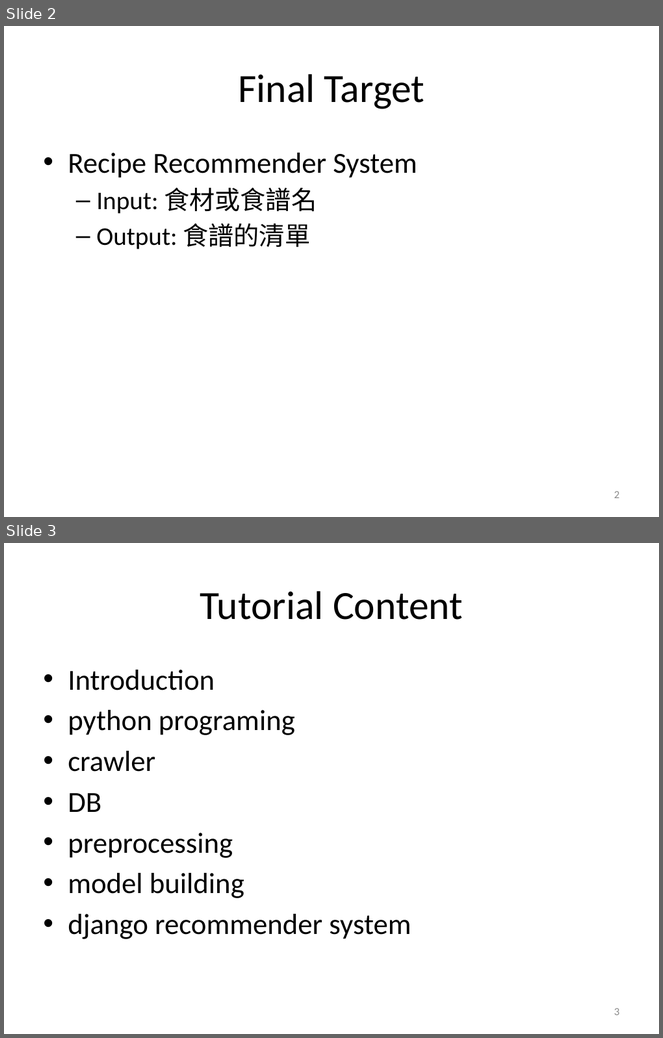
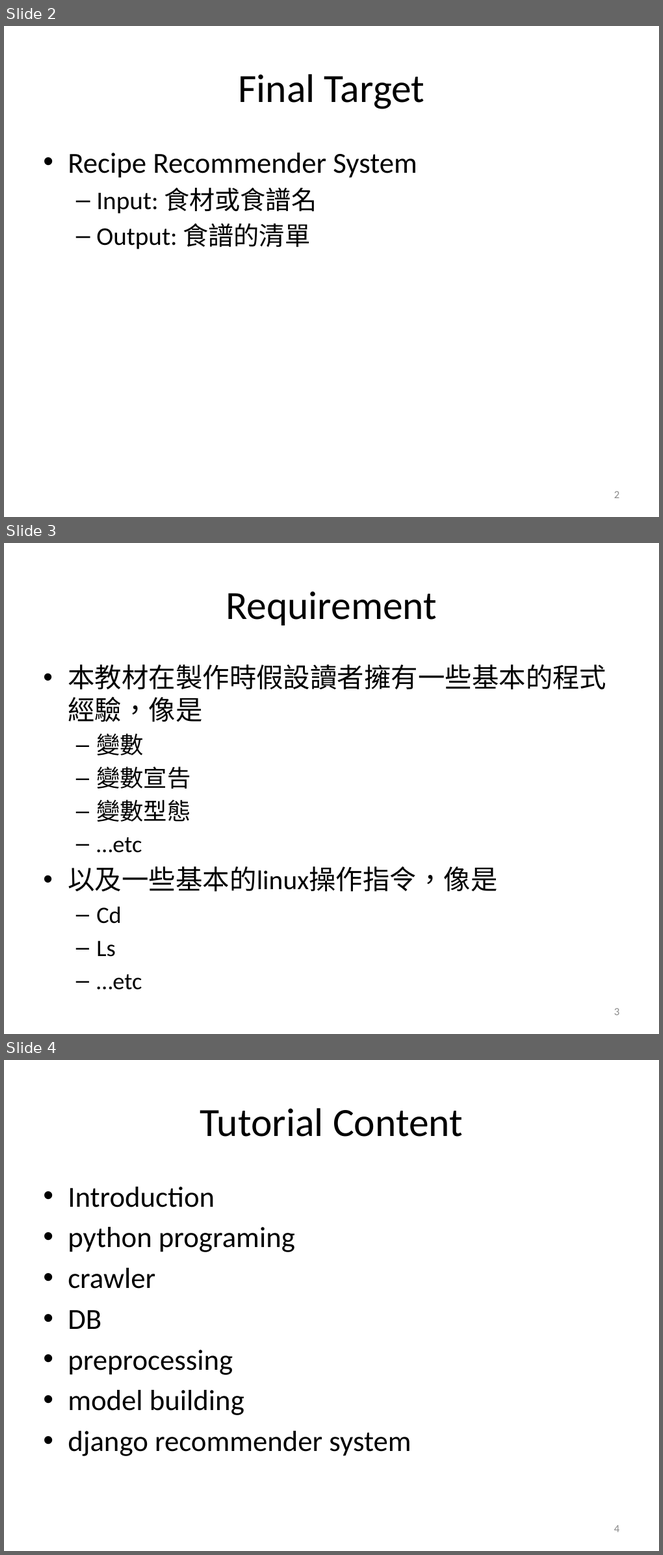
Before and after one commit to Jchou24/python_tutorial, a slide deck: lesson 0-Introduction/Introduction.pptx. Shown one above the other, each under a label of ours: slides 2 and 3 before the commit, slides 2, 3 and 4 after it. The pictures are 663x1038 and 663x1555 pixels, drawn with LibreOffice and Linux fonts; fonts in the diff are those of the drawing. Boxes give left, top, right and bottom in pixels: in the first picture for what was removed or moved away, otherwise in the second. Text is boxed around its words. In the diff, an @@ line names an element or a change of style, - is before the commit and + after.

```diff
--- a/lesson 0-Introduction/Introduction.pptx
+++ b/lesson 0-Introduction/Introduction.pptx
@@ slide 3 added at (4,543,659,1034), background #FFFFFF @@
@@ title added at (226,591,437,626), 44 pt, text #000000 @@
+Requirement
@@ text added at (68,665,607,990), 29.6 pt, text #000000 @@
+• 本教材在製作時假設讀者擁有一些基本的程式經驗，像是
+  – 變數
+  – 變數宣告
+  – 變數型態
+  – …etc
+• 以及一些基本的linux操作指令，像是
+  – Cd
+  – Ls
+  – …etc
@@ page number added at (614,1008,620,1016), 12 pt, text #8C8C8C @@
+3
@@ what was slide 3 is now slide 4 @@
@@ page number at (614,1525,620,1533): text changed @@
-3
+4
```
Also in this commit, not shown: 2 slides changed, 1 other file.
